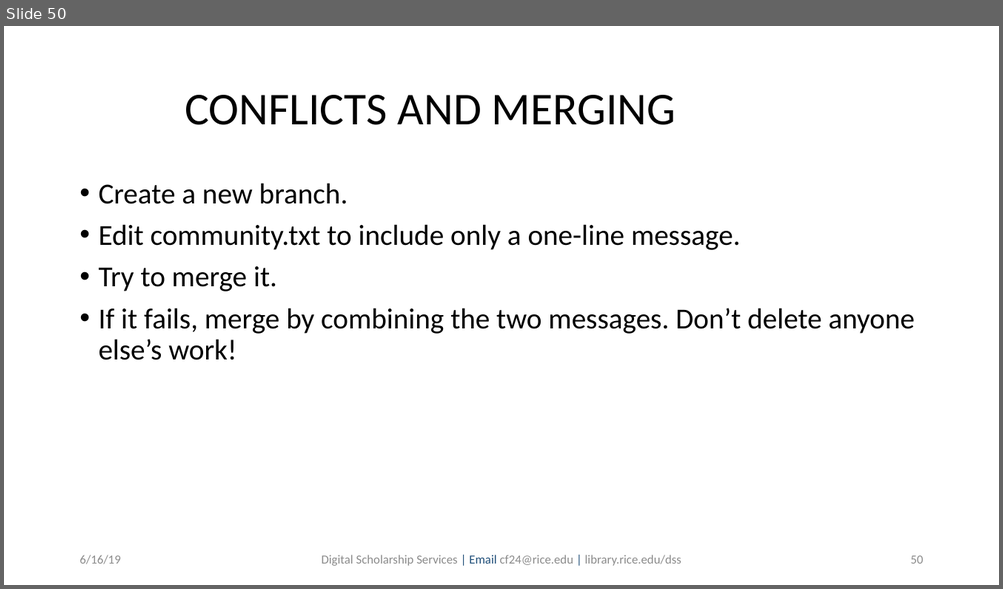
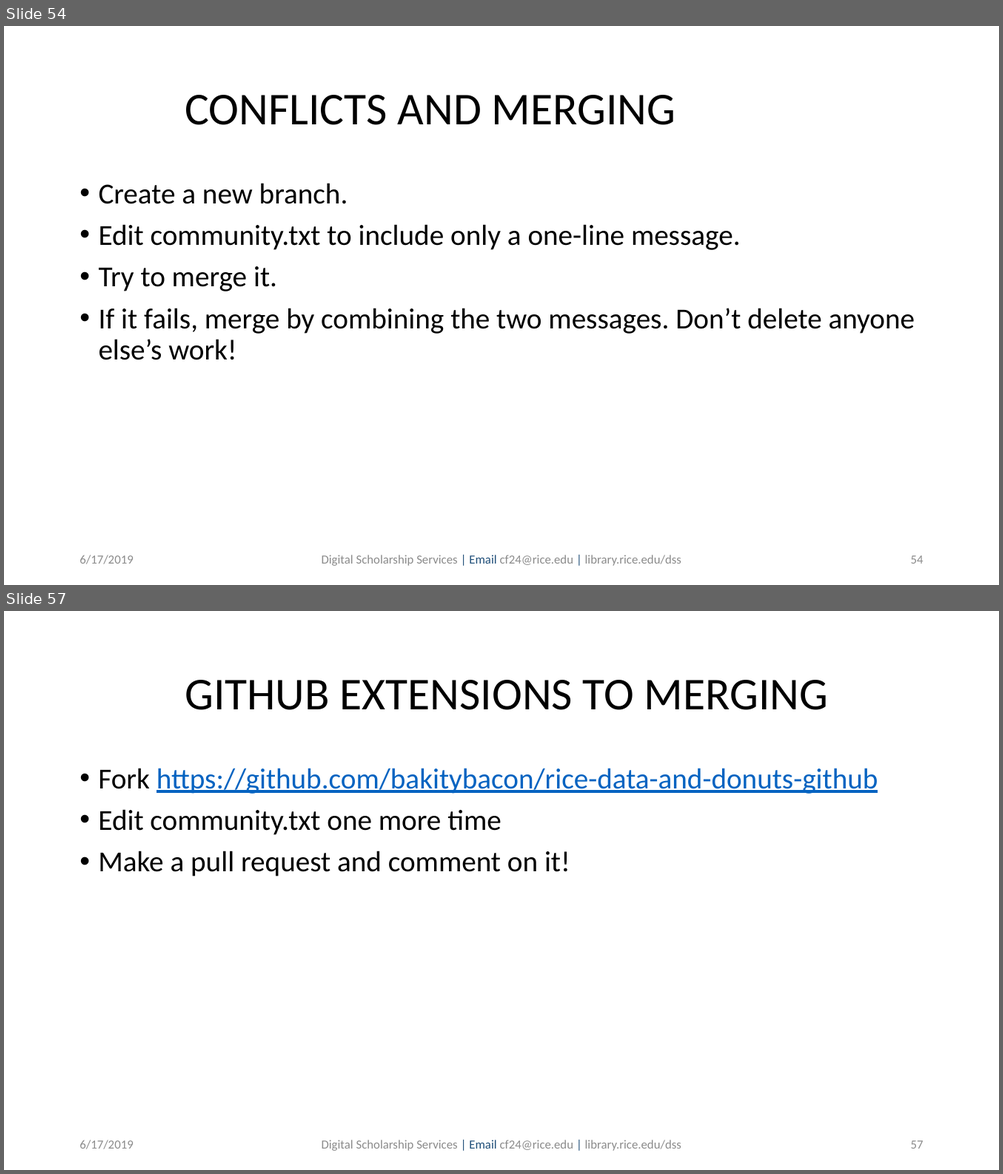
Before and after one commit to bakitybacon/rice-data-and-donuts, a slide deck: github/Introduction to Git & GitHub.pptx. Shown one above the other, each under a label of ours: slide 50 before the commit, slides 54 and 57 after it; the slides between them are not shown. The pictures are 1003x589 and 1003x1174 pixels, drawn with LibreOffice and Linux fonts; fonts in the diff are those of the drawing; background and template pictures are left out. Boxes give left, top, right and bottom in pixels: in the first picture for what was removed or moved away, otherwise in the second. Text is boxed around its words. In the diff, an @@ line names an element or a change of style, - is before the commit and + after.

Commit message:
added more about github

```diff
--- a/github/Introduction to Git & GitHub.pptx
+++ b/github/Introduction to Git & GitHub.pptx
@@ slide 57 added at <box>4,611,999,1170</box>, background #FFFFFF @@
@@ text added at <box>185,680,828,710</box>, 44 pt, text #000000 @@
+GITHUB EXTENSIONS TO MERGING
@@ text added at <box>98,768,878,877</box>, 28 pt, text #000000 @@
+• Fork https://github.com/bakitybacon/rice-data-and-donuts-github
+• Edit community.txt one more time
+• Make a pull request and comment on it!
@@ text added at <box>79,1140,133,1150</box>, 12 pt, text #8B8B8B @@
+6/17/2019
@@ text added at <box>321,1140,681,1151</box>, 12 pt, text #8B8B8B @@
+Digital Scholarship Services | Email cf24@rice.edu | library.rice.edu/dss
@@ page number added at <box>910,1141,923,1149</box>, 12 pt, text #8B8B8B @@
+57
@@ what was slide 50 is now slide 54 @@
@@ slide 54 changed as well @@
@@ text at <box>79,555,133,565</box>: text changed @@
-6/16/19
+6/17/2019
@@ page number at <box>910,556,923,564</box>: text changed @@
-50
+54
```
Also in this commit, not shown: 56 other slides changed, 12 other slides added.
